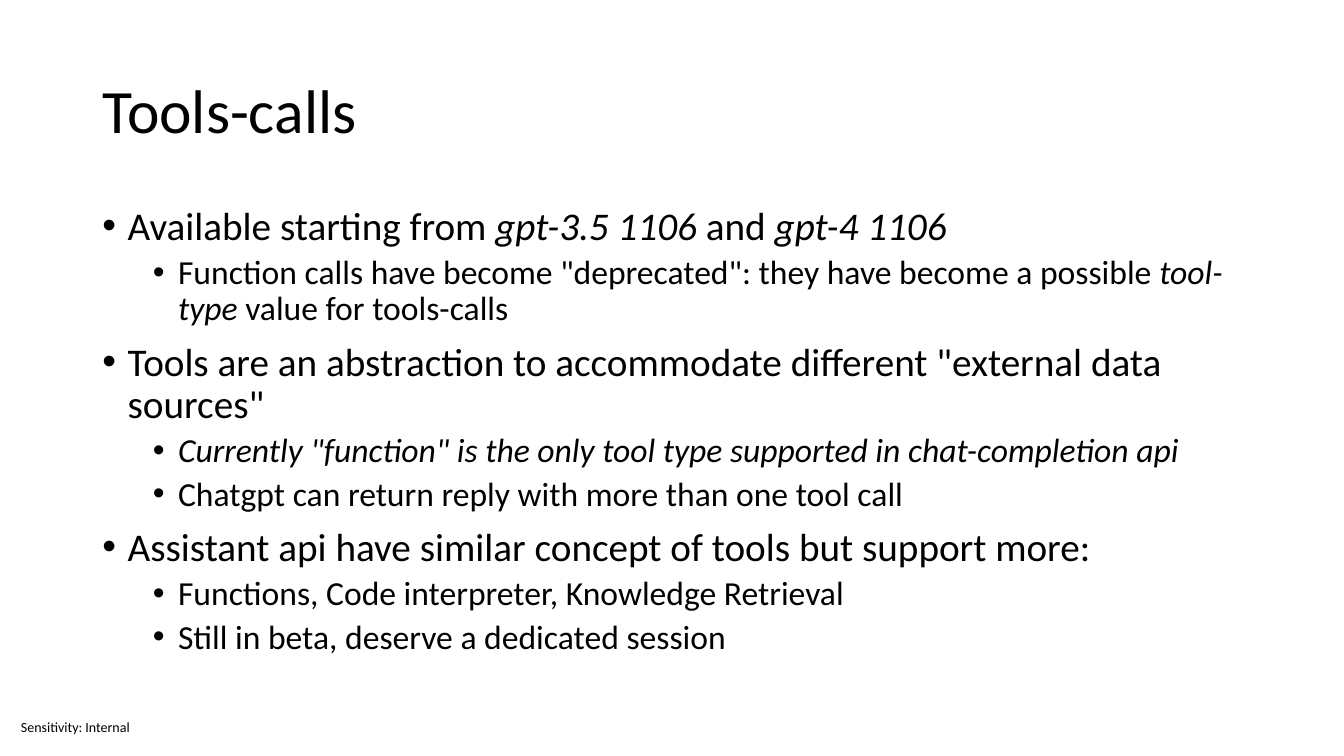
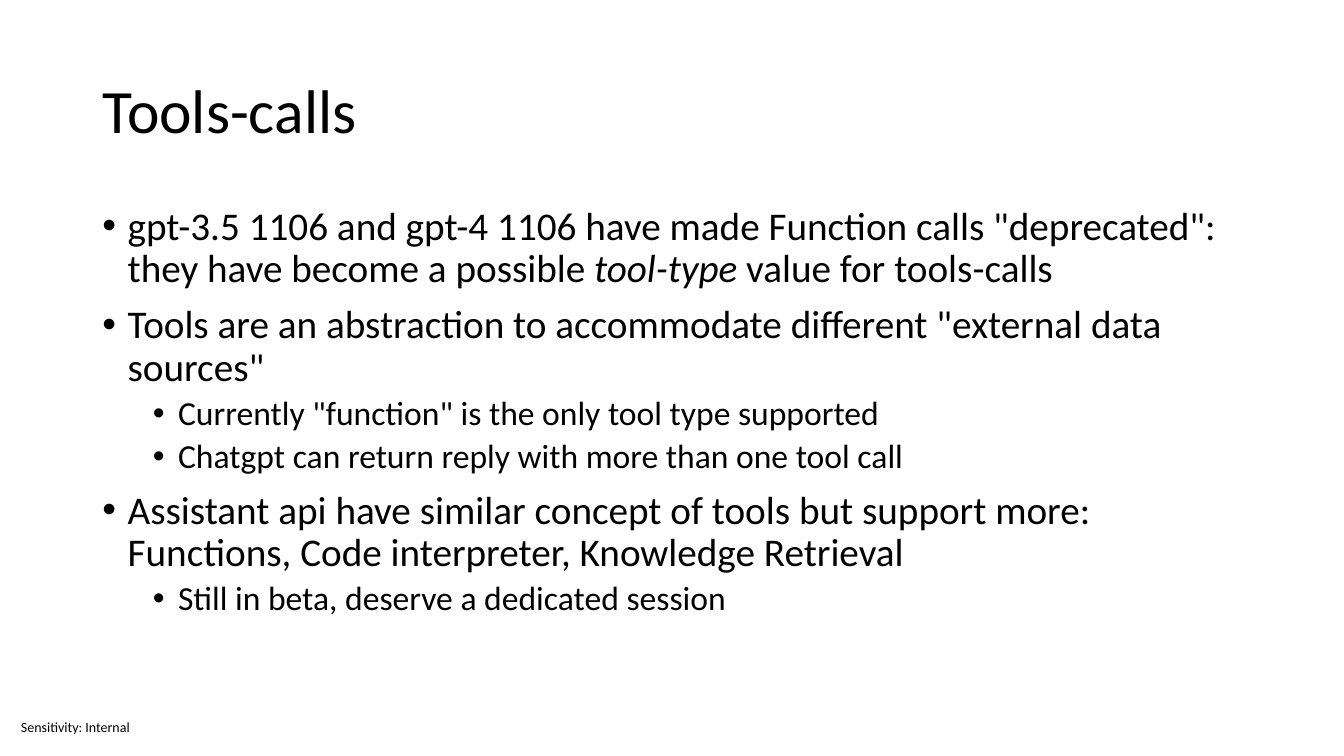
Before and after one commit to sabbadino/function-caling, a slide deck: slide 10 of Function calling.pptx (slide 16 before the commit). Drawn at 1344x756 pixels with LibreOffice and Linux fonts; fonts in the diff are those of the drawing. Boxes give left, top, right and bottom in pixels: in the first picture for what was removed or moved away, otherwise in the second. Text is boxed around its words. In the diff, an @@ line names an element or a change of style, - is before the commit and + after.

```diff
--- a/Function calling.pptx
+++ b/Function calling.pptx
@@ text at (128,212,1215,289): text changed; size 24 to 28 pt @@
-• Available starting from gpt-3.5 1106 and gpt-4 1106
-  • Function calls have become "deprecated": they have become a possible tool-type value for tools-calls
+• gpt-3.5 1106 and gpt-4 1106 have made Function calls "deprecated": they have become a possible tool-type value for tools-calls
@@ text at (178,401,879,431): text changed; italic off @@
-  • Currently "function" is the only tool type supported in chat-completion api
+  • Currently "function" is the only tool type supported
@@ text at (128,496,1090,573): text changed @@
-• Assistant api have similar concept of tools but support more:
-  • Functions, Code interpreter, Knowledge Retrieval
+• Assistant api have similar concept of tools but support more: Functions, Code interpreter, Knowledge Retrieval
```
Also in this commit, not shown: 8 other slides changed, 6 slides removed.
